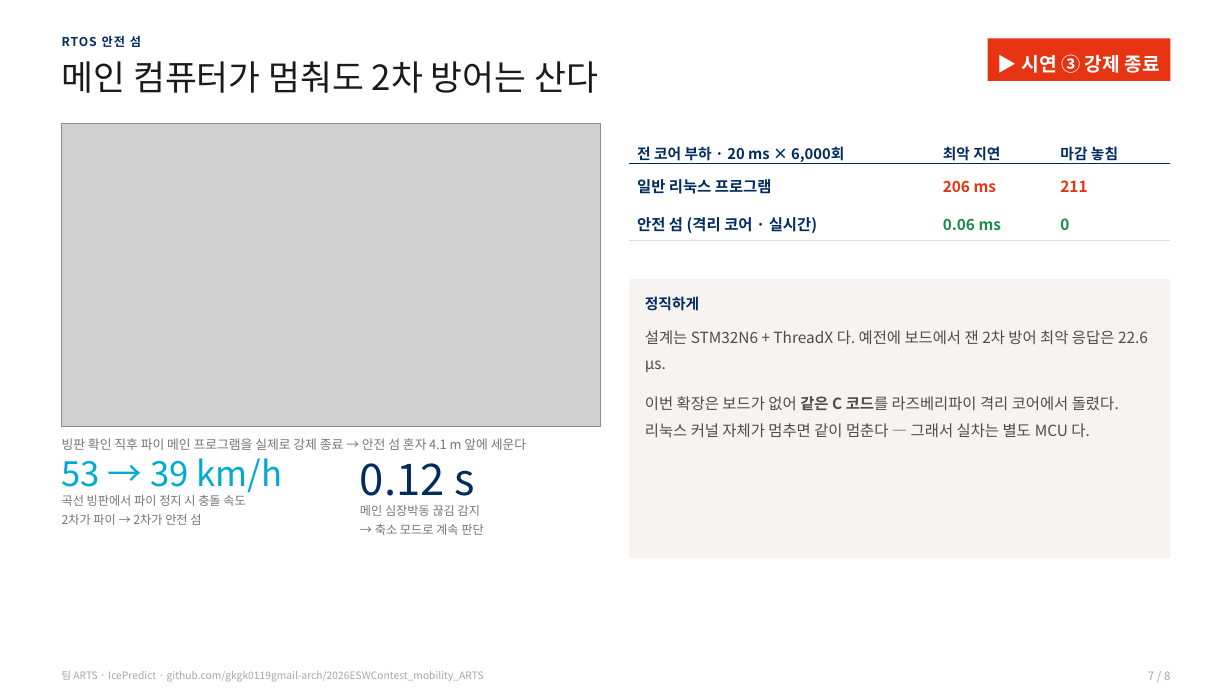
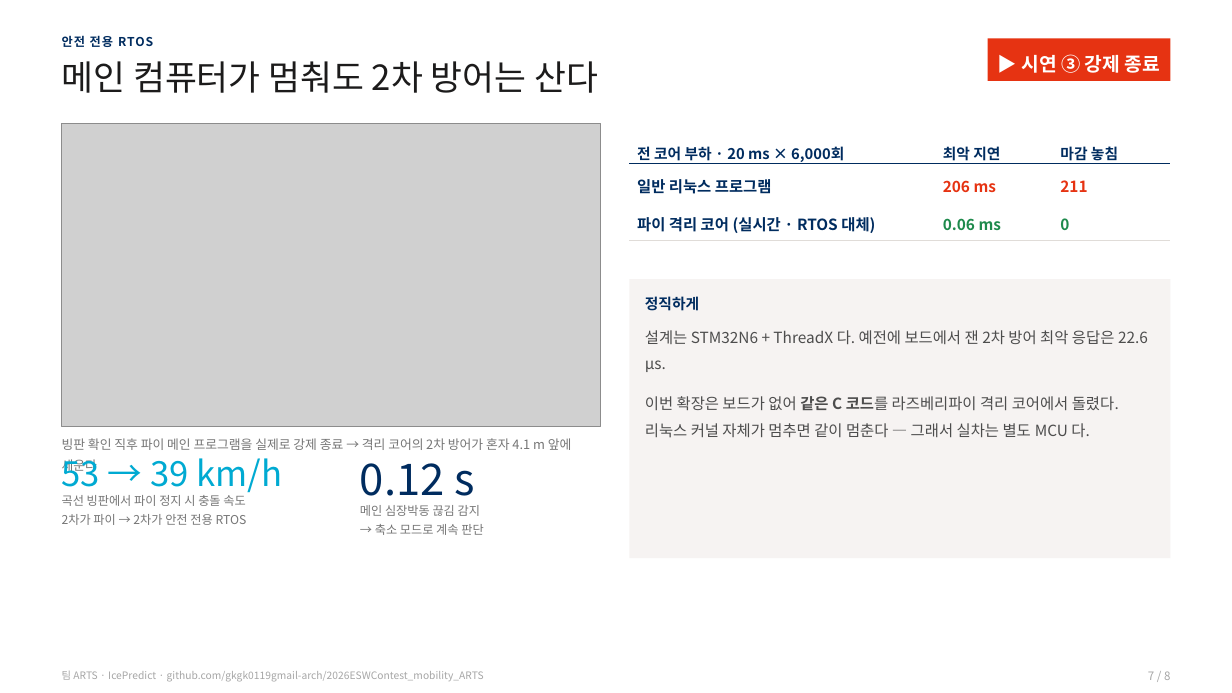
Before and after one commit to gkgk0119gmail-arch/2026ESWContest_mobility_ARTS, a slide deck: slide 7 of sw/report/2026ESWContest_모빌리티_ARTS_결선발표.pptx. Drawn at 1232x693 pixels with LibreOffice and Linux fonts; fonts in the diff are those of the drawing; grey boxes stand for pictures. Boxes give left, top, right and bottom in pixels: in the first picture for what was removed or moved away, otherwise in the second. Text is boxed around its words. In the diff, an @@ line names an element or a change of style, - is before the commit and + after.

Commit message:
용어: '안전 섬' → '안전 전용 RTOS' (파이 시연·측정은 '파이 격리 코어(안전 전용 RTOS 대체)'로 구분)
- 보고서·발표·작품소개서·README·근거 문서·시연 화면·주석 일괄 변경, 조사 정리
- 19번 문서 파일명 19_안전전용RTOS_연구계획.md 로, 링크 갱신
- 화면에 문구가 새겨진 시연 영상 3편 재녹화 → 시연 영상·보고서 영상·사진·작품 사진·백업 영상 재생성
- 보고서 PDF·발표 PDF·작품소개서(2쪽) 재생성, PDF 텍스트에 예전 용어 0건

```diff
--- a/sw/report/2026ESWContest_모빌리티_ARTS_결선발표.pptx
+++ b/sw/report/2026ESWContest_모빌리티_ARTS_결선발표.pptx
@@ text at box(62, 35, 153, 47): text changed @@
-RTOS 안전 섬
+안전 전용 RTOS
@@ table at box(629, 135, 1170, 241) @@
-row 3, column 1: 안전 섬 (격리 코어 · 실시간)
+row 3, column 1: 파이 격리 코어 (실시간 · RTOS 대체)
@@ text at box(62, 438, 572, 450): text changed @@
-빙판 확인 직후 파이 메인 프로그램을 실제로 강제 종료 → 안전 섬 혼자 4.1 m 앞에 세운다
+빙판 확인 직후 파이 메인 프로그램을 실제로 강제 종료 → 격리 코어의 2차 방어가 혼자 4.1 m 앞에 세운다
@@ text at box(62, 495, 247, 525): text changed @@
-곡선 빙판에서 파이 정지 시 충돌 속도
-2차가 파이 → 2차가 안전 섬
+곡선 빙판에서 파이 정지 시 충돌 속도
+2차가 파이 → 2차가 안전 전용 RTOS
```
Also in this commit, not shown: 2 other slides changed, 31 other files.
